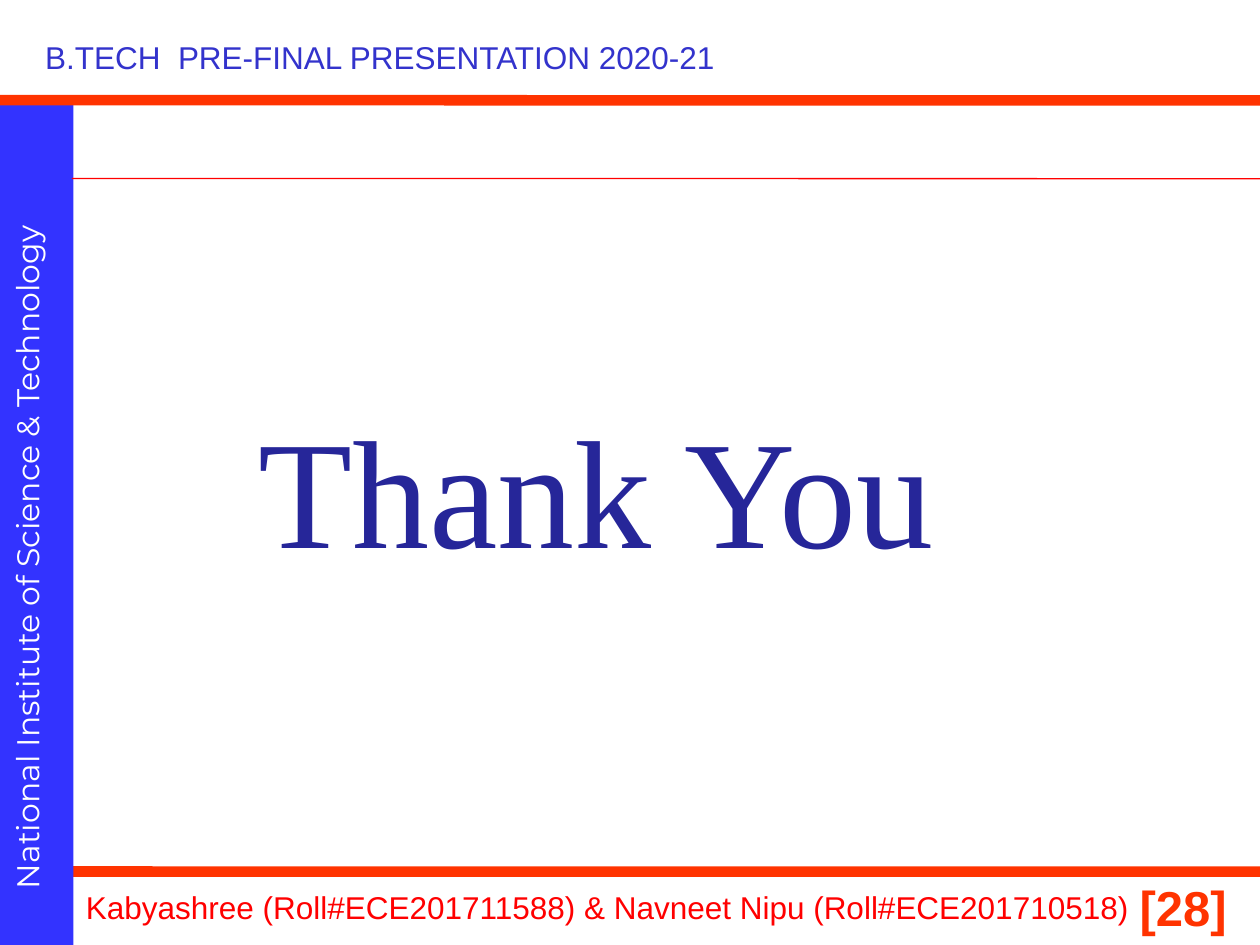
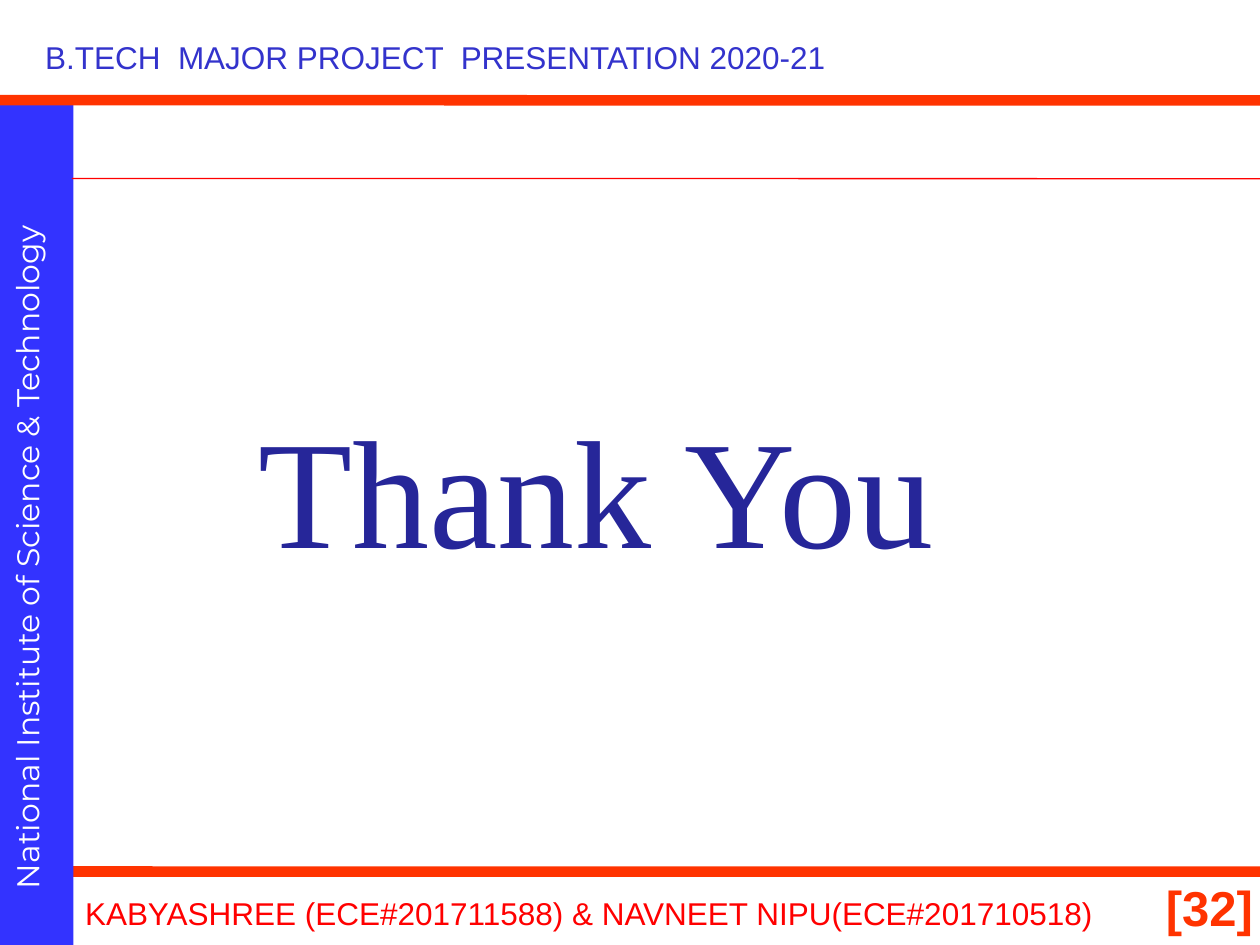
Before and after one commit to navneetnipu/btech_project, a slide deck: slide 32 of 21010.pptx (slide 28 before the commit). Drawn at 1260x945 pixels with LibreOffice and Linux fonts; fonts in the diff are those of the drawing; background and template pictures are left out. Boxes give left, top, right and bottom in pixels: in the first picture for what was removed or moved away, otherwise in the second. Text is boxed around its words. In the diff, an @@ line names an element or a change of style, - is before the commit and + after.

```diff
--- a/21010.pptx
+++ b/21010.pptx
@@ text at <box>45,47,826,70</box>: text changed @@
-B.TECH PRE-FINAL PRESENTATION 2020-21
+B.TECH MAJOR PROJECT PRESENTATION 2020-21
@@ page number removed at <box>1140,890,1227,937</box> @@
-[28]
@@ page number added at <box>1166,890,1253,937</box>, 28 pt, text #FF3300, bold @@
+[32]
@@ text at <box>85,902,1092,931</box>: text changed @@
-Kabyashree (Roll#ECE201711588) & Navneet Nipu (Roll#ECE201710518)
+KABYASHREE (ECE#201711588) & NAVNEET NIPU(ECE#201710518)
```
Also in this commit, not shown: 26 other slides changed, 5 slides added, 1 slide removed.
